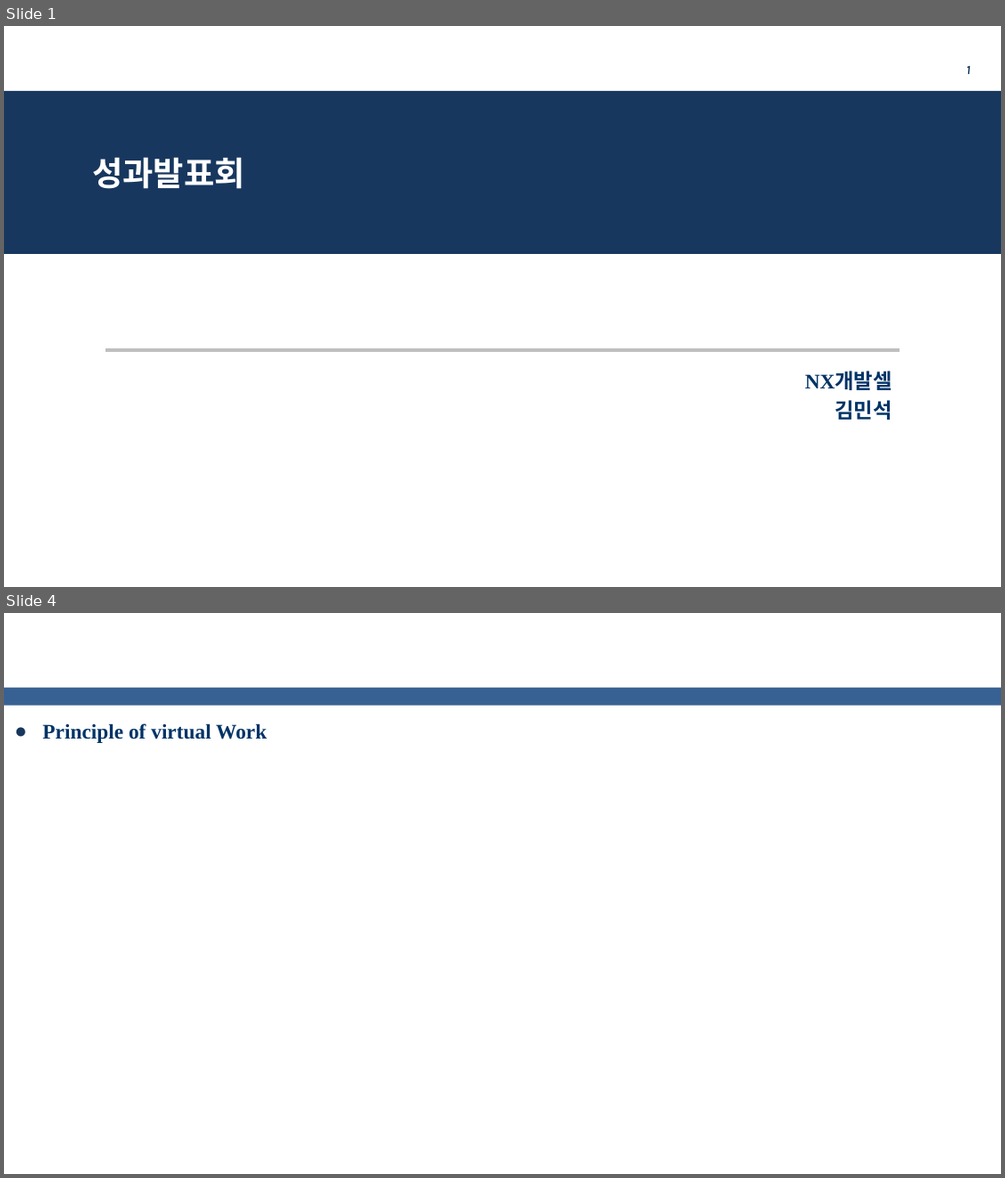
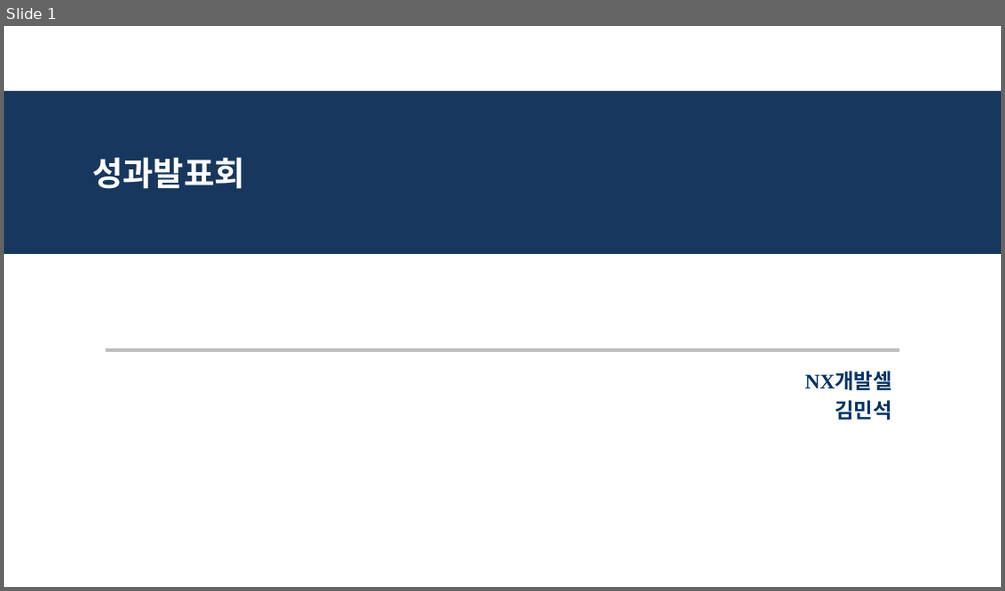
Before and after one commit to kms0523/Study, a slide deck: 발표자료/성과발표(중간).pptx. Shown one above the other, each under a label of ours: slides 1 and 4 before the commit, slide 1 after it; the slides between them are not shown. The pictures are 1005x1178 and 1005x591 pixels, drawn with LibreOffice and Linux fonts; fonts in the diff are those of the drawing; background and template pictures are left out. Boxes give left, top, right and bottom in pixels: in the first picture for what was removed or moved away, otherwise in the second. Text is boxed around its words. In the diff, an @@ line names an element or a change of style, - is before the commit and + after.

```diff
--- a/발표자료/성과발표(중간).pptx
+++ b/발표자료/성과발표(중간).pptx
@@ slide 4 removed at (4,613,1001,1174), background #FFFFFF @@
@@ rectangle removed at (4,688,1001,706) @@
@@ text removed at (42,723,267,743) @@
-● Principle of virtual Work
@@ slide 1 changed as well @@
@@ page number removed at (966,66,970,74) @@
-1
```
Also in this commit, not shown: 1 other slide changed, 8 slides added, 2 other slides removed, 4 other files.
